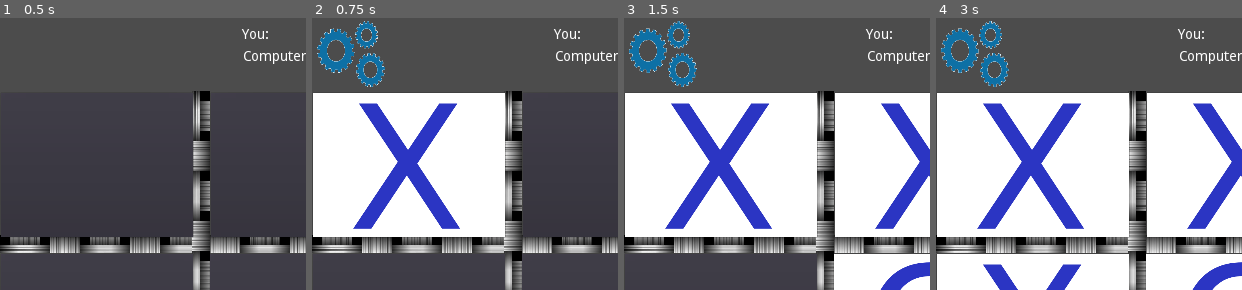
Above: before the commit, frames 1-4 (left to right).
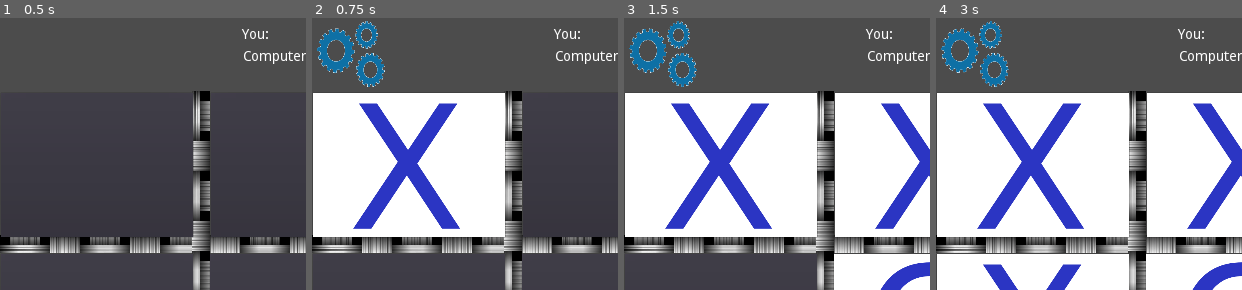
Above: after the commit, the same moments.

Repository: richardeigenmann/Godot-TicTacToe
Game: Godot game, scene res://Board.tscn
Two runs of this game, one before a commit and one after it. Both use one fixed random seed, a clock stepped at 60 frames per second and the inputs below.
Inputs (mouse positions are % of the whole screen's width and height, from its top left):
- Up to frame 1 (0.5 s): no input
- Up to frame 2 (0.75 s): click (16, 27) at 0.5 s
- Up to frame 3 (1.5 s): click (50, 27) at 1.25 s
- Up to frame 4 (3 s): click (84, 27) at 2 s; click (16, 57) at 2.75 s
The pictures show only the part of the screen within x 0-50%, y 0-50%; the shares and areas given below are measured in that part.

Frame 1 is identical in both runs. In frame 2, 0.8% of the frame differs, in the area x 1-24%, y 1-26%; in frame 3, 0.7%; in frame 4, 0.7%.

Commit message:
Refactor the winner tests

Diff:
--- a/Board.gd
+++ b/Board.gd
@@ -96,63 +96,76 @@
 
 func computerCanWin():
 	for row in range(3):
-		if computerCanWinRow( row ):
+		var tile = canWinRow( computerState, row )
+		if tile != null:
+			tile.setState( computerState )
 			print ("Rule 1: Win")
 			return true
 	for col in range(3):
-		if computerCanWinCol( col ):
+		var tile = canWinCol( computerState, col )
+		if tile != null:
+			tile.setState( computerState )
 			print ("Rule 1: Win")
 			return true
-	return computerCanWinDiagonals()
-
-func computerCanWinRow( row ):
-	if tiles[row*3].state == computerState && tiles[row*3+1].state == computerState && tiles[row*3+2].state == EMPTY:
-		tiles[row*3+2].setState(computerState)
-		return true
-	elif tiles[row*3].state == computerState && tiles[row*3+1].state == EMPTY && tiles[row*3+2].state == computerState:
-		tiles[row*3+1].setState(computerState)
-		return true
-	elif tiles[row*3].state == EMPTY && tiles[row*3+1].state == computerState && tiles[row*3+2].state == computerState:
-		tiles[row*3].setState(computerState)
-		return true
-	return false
-
-func computerCanWinCol( col ):
-	if tiles[col].state == computerState && tiles[col+3].state == computerState && tiles[col+6].state == EMPTY:
-		tiles[col+6].setState(computerState)
-		return true
-	elif tiles[col].state == computerState && tiles[col+3].state == EMPTY && tiles[col+6].state == computerState:
-		tiles[col+3].setState(computerState)
-		return true
-	elif tiles[col].state == EMPTY && tiles[col+3].state == computerState && tiles[col+6].state == computerState:
-		tiles[col].setState(computerState)
-		return true
-
-func computerCanWinDiagonals():
-	if tiles[0].state == computerState && tiles[4].state == computerState && tiles[8].state == EMPTY:
-		tiles[8].setState(computerState)
+	var tile = canWinDiagonal( computerState )
+	if tile != null:
+		tile.setState( computerState )
 		print ("Rule 1: Win")
 		return true
-	elif tiles[0].state == computerState && tiles[4].state == EMPTY && tiles[8].state == computerState:
-		tiles[4].setState(computerState)
-		print ("Rule 1: Win")
-		return true
-	elif tiles[0].state == EMPTY && tiles[4].state == computerState && tiles[8].state == computerState:
-		tiles[0].setState(computerState)
-		print ("Rule 1: Win")
-		return true
-	if tiles[2].state == computerState && tiles[4].state == computerState && tiles[6].state == EMPTY:
-		tiles[6].setState(computerState)
-		print ("Rule 1: Win")
-		return true
-	elif tiles[2].state == computerState && tiles[4].state == EMPTY && tiles[6].state == computerState:
-		tiles[4].setState(computerState)
-		print ("Rule 1: Win")
-		return true
-	elif tiles[2].state == EMPTY && tiles[4].state == computerState && tiles[6].state == computerState:
-		tiles[2].setState(computerState)
-		print ("Rule 1: Win")
-		return true
+	return false
+
+# Tests the row for the supplied player and returns the winning tile
+# @param testState The enum for X or O who would win the row
+# @param row the row [0..1] that should be tested
+# @return the winning tile, null if no win is possible
+func canWinRow( testState, row ):
+	if tiles[row*3].state == testState && tiles[row*3+1].state == testState && tiles[row*3+2].state == EMPTY:
+		return tiles[row*3+2]
+	elif tiles[row*3].state == testState && tiles[row*3+1].state == EMPTY && tiles[row*3+2].state == testState:
+		return tiles[row*3+1]
+	elif tiles[row*3].state == EMPTY && tiles[row*3+1].state == testState && tiles[row*3+2].state == testState:
+		return tiles[row*3]
+	return null
+
+# Tests the column for the supplied player and returns the winning tile
+# @param testState The enum for X or O who would win the column
+# @param col the col [0..1] that should be tested
+# @return the winning tile, null if no win is possible
+func canWinCol( testState, col ):
+	if tiles[col].state == testState && tiles[col+3].state == testState && tiles[col+6].state == EMPTY:
+		#tiles[col+6].setState(testState)
+		return tiles[col+6]
+	elif tiles[col].state == testState && tiles[col+3].state == EMPTY && tiles[col+6].state == testState:
+		#tiles[col+3].setState(testState)
+		return tiles[col+3]
+	elif tiles[col].state == EMPTY && tiles[col+3].state == testState && tiles[col+6].state == testState:
+		#tiles[col].setState(testState)
+		return tiles[col]
+	return null
+
+# Tests the diagonal for the supplied player and returns the winning tile
+# @param testState The enum for X or O who would win the diagonal
+# @return the winning tile, null if no win is possible
+func canWinDiagonal( testState ):
+	if tiles[0].state == testState && tiles[4].state == testState && tiles[8].state == EMPTY:
+		#tiles[8].setState(testState)
+		return tiles[8]
+	elif tiles[0].state == testState && tiles[4].state == EMPTY && tiles[8].state == testState:
+		#tiles[4].setState(testState)
+		return tiles[4]
+	elif tiles[0].state == EMPTY && tiles[4].state == testState && tiles[8].state == testState:
+		#tiles[0].setState(testState)
+		return tiles[0]
+	if tiles[2].state == testState && tiles[4].state == testState && tiles[6].state == EMPTY:
+		#tiles[6].setState(testState)
+		return tiles[6]
+	elif tiles[2].state == testState && tiles[4].state == EMPTY && tiles[6].state == testState:
+		#tiles[4].setState(testState)
+		return tiles[4]
+	elif tiles[2].state == EMPTY && tiles[4].state == testState && tiles[6].state == testState:
+		#tiles[2].setState(testState)
+		return tiles[2]
+	return null
 
 func computerMustBlock():
 	for row in range(3):
--- a/Board.tscn
+++ b/Board.tscn
@@ -22,6 +22,7 @@
 margin_right = 683.0
 margin_bottom = 236.0
 rect_pivot_offset = Vector2( 0, 0 )
+rect_clip_content = false
 mouse_filter = 1
 mouse_default_cursor_shape = 0
 size_flags_horizontal = 1
@@ -40,6 +41,7 @@
 margin_right = 683.0
 margin_bottom = 401.0
 rect_pivot_offset = Vector2( 0, 0 )
+rect_clip_content = false
 mouse_filter = 1
 mouse_default_cursor_shape = 0
 size_flags_horizontal = 1
@@ -59,6 +61,7 @@
 margin_right = 210.0
 margin_bottom = 756.0
 rect_pivot_offset = Vector2( 0, 0 )
+rect_clip_content = false
 mouse_filter = 1
 mouse_default_cursor_shape = 0
 size_flags_horizontal = 1
@@ -78,6 +81,7 @@
 margin_right = 421.0
 margin_bottom = 756.0
 rect_pivot_offset = Vector2( 0, 0 )
+rect_clip_content = false
 mouse_filter = 1
 mouse_default_cursor_shape = 0
 size_flags_horizontal = 1
@@ -94,6 +98,7 @@
 margin_top = 75.0
 margin_right = 642.0
 margin_bottom = 555.0
+rect_clip_content = false
 _sections_unfolded = [ "Anchor", "Grow Direction", "Hint", "Margin", "Material", "Pause", "Rect", "Visibility", "custom_constants" ]
 
 [node name="Button1" parent="." index="5" groups=[
@@ -104,6 +109,7 @@
 margin_top = 75.0
 margin_right = 852.0
 margin_bottom = 555.0
+rect_clip_content = false
 
 [node name="Button2" parent="." index="6" groups=[
 "Tiles",
@@ -113,6 +119,7 @@
 margin_top = 75.0
 margin_right = 1062.0
 margin_bottom = 555.0
+rect_clip_content = false
 
 [node name="Button3" parent="." index="7" groups=[
 "Tiles",
@@ -122,6 +129,7 @@
 margin_top = 236.0
 margin_right = 642.0
 margin_bottom = 716.0
+rect_clip_content = false
 
 [node name="Button4" parent="." index="8" groups=[
 "Tiles",
@@ -131,6 +139,7 @@
 margin_top = 236.0
 margin_right = 851.0
 margin_bottom = 716.0
+rect_clip_content = false
 
 [node name="Button5" parent="." index="9" groups=[
 "Tiles",
@@ -140,6 +149,7 @@
 margin_top = 234.0
 margin_right = 1062.0
 margin_bottom = 714.0
+rect_clip_content = false
 
 [node name="Button6" parent="." index="10" groups=[
 "Tiles",
@@ -149,6 +159,7 @@
 margin_top = 401.0
 margin_right = 642.0
 margin_bottom = 881.0
+rect_clip_content = false
 
 [node name="Button7" parent="." index="11" groups=[
 "Tiles",
@@ -158,6 +169,7 @@
 margin_top = 400.0
 margin_right = 851.0
 margin_bottom = 880.0
+rect_clip_content = false
 
 [node name="Button8" parent="." index="12" groups=[
 "Tiles",
@@ -167,6 +179,7 @@
 margin_top = 400.0
 margin_right = 1062.0
 margin_bottom = 880.0
+rect_clip_content = false
 
 [node name="WinnerLabel" type="Label" parent="." index="13"]
 
@@ -179,6 +192,7 @@
 margin_right = 149.0
 margin_bottom = 75.0
 rect_pivot_offset = Vector2( 0, 0 )
+rect_clip_content = false
 mouse_filter = 2
 mouse_default_cursor_shape = 0
 size_flags_horizontal = 1
@@ -205,6 +219,7 @@
 margin_right = 613.0
 margin_bottom = 73.0
 rect_pivot_offset = Vector2( 0, 0 )
+rect_clip_content = false
 focus_mode = 2
 mouse_filter = 0
 mouse_default_cursor_shape = 0
@@ -234,7 +249,7 @@
 scale = Vector2( 0.303441, 0.362493 )
 frames = ExtResource( 7 )
 animation = "default"
-frame = 26
+frame = 36
 playing = true
 
 [node name="YouLabel" type="Label" parent="." index="17"]
@@ -248,6 +263,7 @@
 margin_right = 282.0
 margin_bottom = 29.0
 rect_pivot_offset = Vector2( 0, 0 )
+rect_clip_content = false
 mouse_filter = 2
 mouse_default_cursor_shape = 0
 size_flags_horizontal = 1
@@ -268,6 +284,7 @@
 margin_right = 341.0
 margin_bottom = 28.0
 rect_pivot_offset = Vector2( 0, 0 )
+rect_clip_content = false
 mouse_filter = 2
 mouse_default_cursor_shape = 0
 size_flags_horizontal = 1
@@ -289,6 +306,7 @@
 margin_right = 342.0
 margin_bottom = 51.0
 rect_pivot_offset = Vector2( 0, 0 )
+rect_clip_content = false
 mouse_filter = 2
 mouse_default_cursor_shape = 0
 size_flags_horizontal = 1
@@ -310,6 +328,7 @@
 margin_right = 310.0
 margin_bottom = 51.0
 rect_pivot_offset = Vector2( 0, 0 )
+rect_clip_content = false
 mouse_filter = 2
 mouse_default_cursor_shape = 0
 size_flags_horizontal = 1
